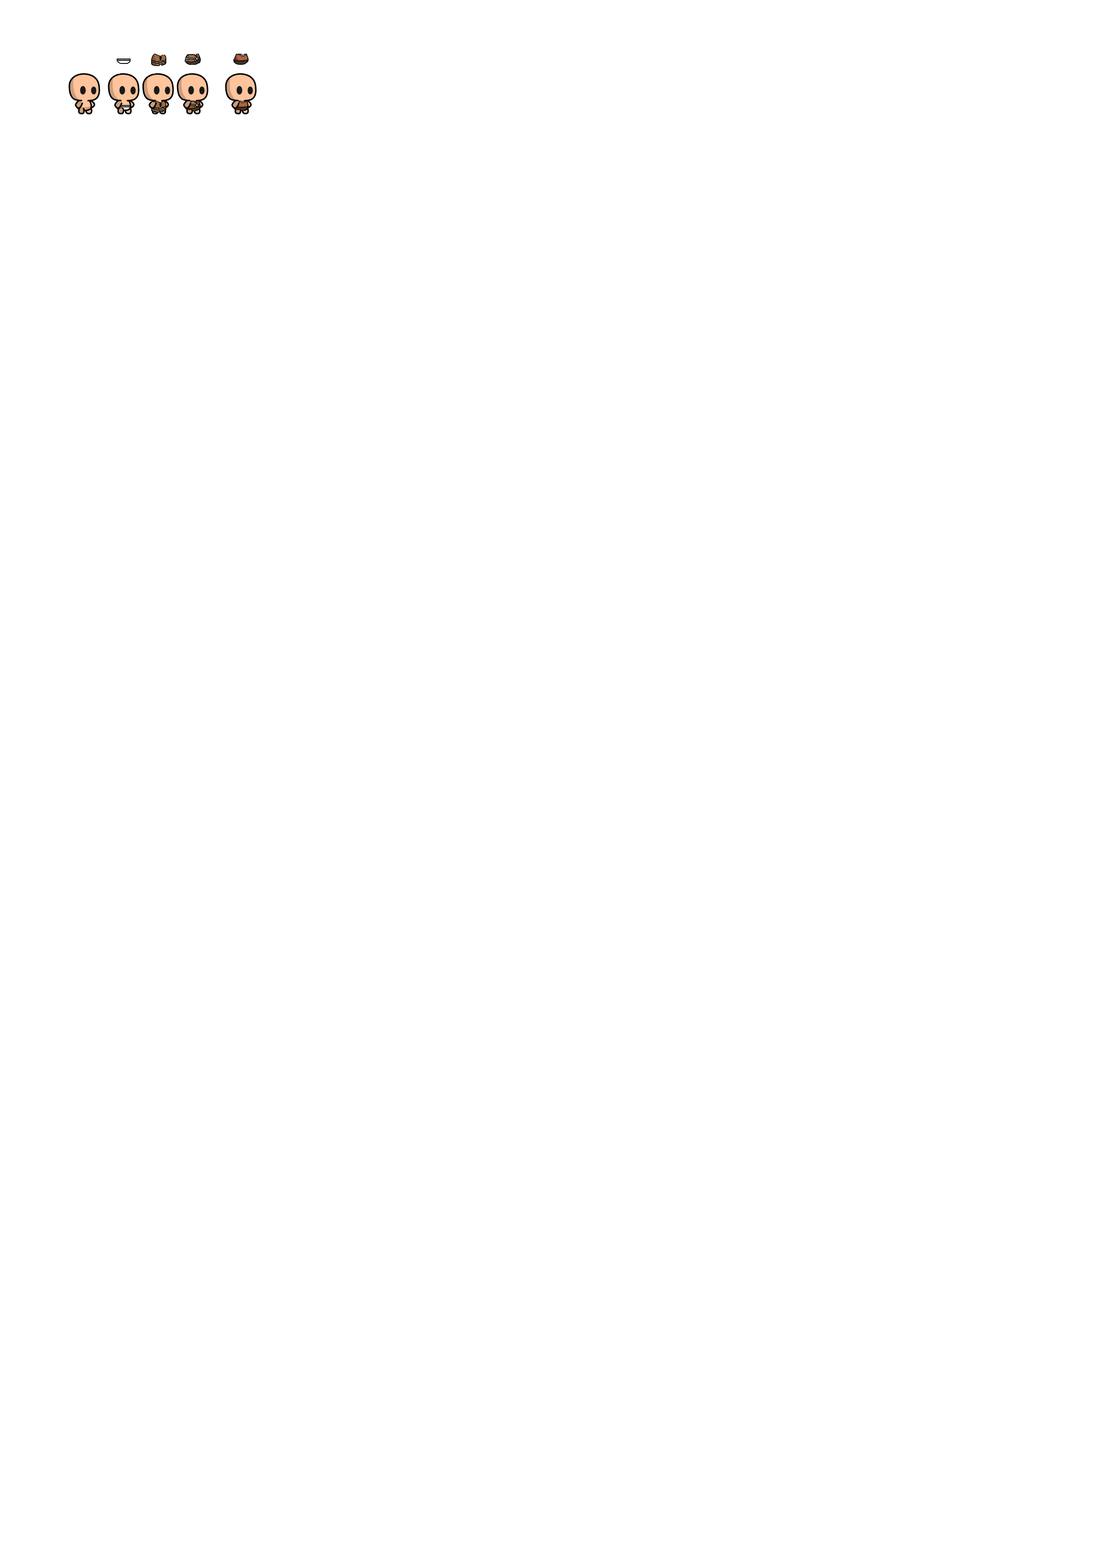
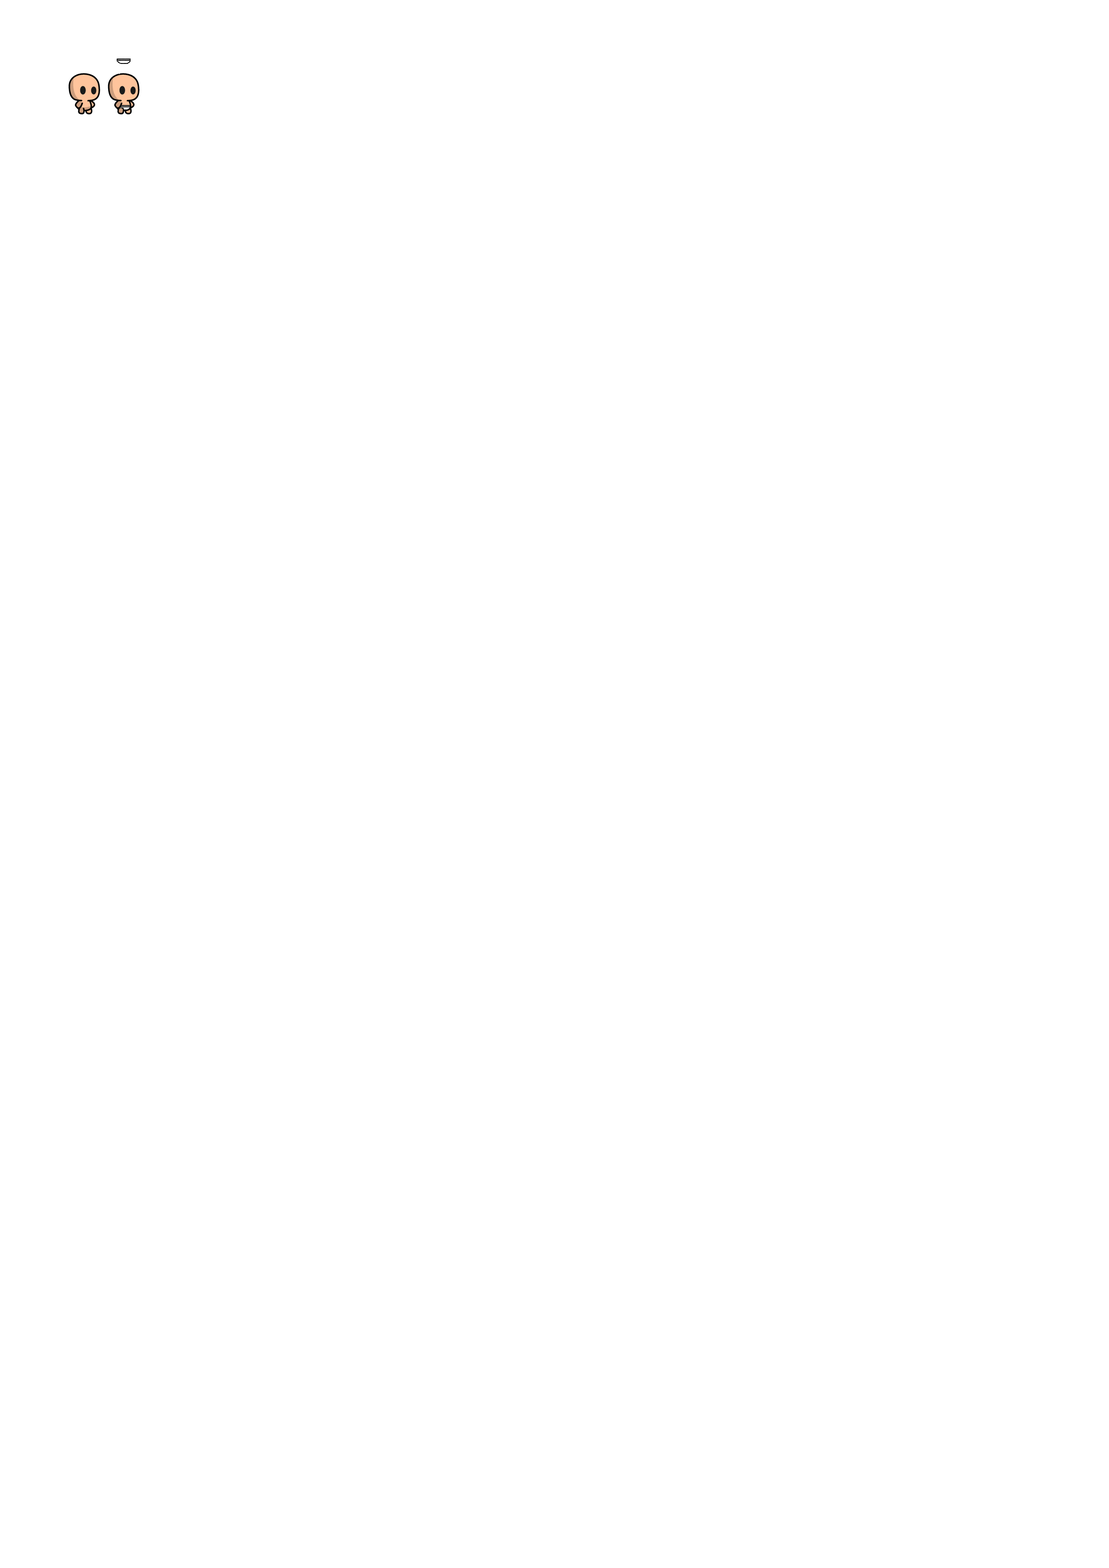
Two versions of the same layered image (1109 × 1568). Layer-by-layer changes:
moved "Leather Armor v1" (1st of 2, in "Armors" › "just armor") into group "just armor" over [142,53,257,115]
painted on "armor" (1st of 9, in "Armors" › "just armor" › "Leather Armor v1" › "Armor Group") over [142,53,257,115]
moved "Leather Armor v2" (1st of 2, in "Armors" › "just armor") into group "just armor" over [142,53,257,115]
painted on "armor" (2nd of 9, in "Armors" › "just armor" › "Leather Armor v2" › "Armor Group") over [142,53,257,115]
moved "Vergeguard Tunic" (1st of 2, in "Armors" › "just armor") into group "just armor" over [142,53,257,115]
painted on "armor" (3rd of 9, in "Armors" › "just armor" › "Vergeguard Tunic" › "Armor Group") over [142,53,257,115]
moved "Armor Group" (4th of 9, in "Armors" › "just armor") into group "just armor" over [142,53,257,115]
painted on "armor" (4th of 9, in "Armors" › "just armor" › "Armor Group") over [142,53,257,115]
hid group "Leather Armor v1" (2nd of 2, in "Armors" › "with Body") (13 layers), moved it into group "with Body" over [142,53,257,115]
moved "Armor Group" (5th of 9, in "Armors" › "with Body" › "Leather Armor v1") into group "Leather Armor v1" over [142,53,257,115]
painted on "armor" (5th of 9, in "Armors" › "with Body" › "Leather Armor v1" › "Armor Group") over [142,53,257,115]
hid group "Leather Armor v2" (2nd of 2, in "Armors" › "with Body") (14 layers), moved it into group "with Body" over [142,53,257,115]
moved "Armor Group" (6th of 9, in "Armors" › "with Body" › "Leather Armor v2") into group "Leather Armor v2" over [142,53,257,115]
"armor" (6th of 9, in "Armors" › "with Body" › "Leather Armor v2" › "Armor Group"): opacity 97% → 100%, painted on it over [142,53,257,115]
hid group "Vergeguard Tunic" (2nd of 2, in "Armors" › "with Body") (15 layers), moved it into group "with Body" over [142,53,257,115]
…and 5 more changes (2 painted, 3 stack)